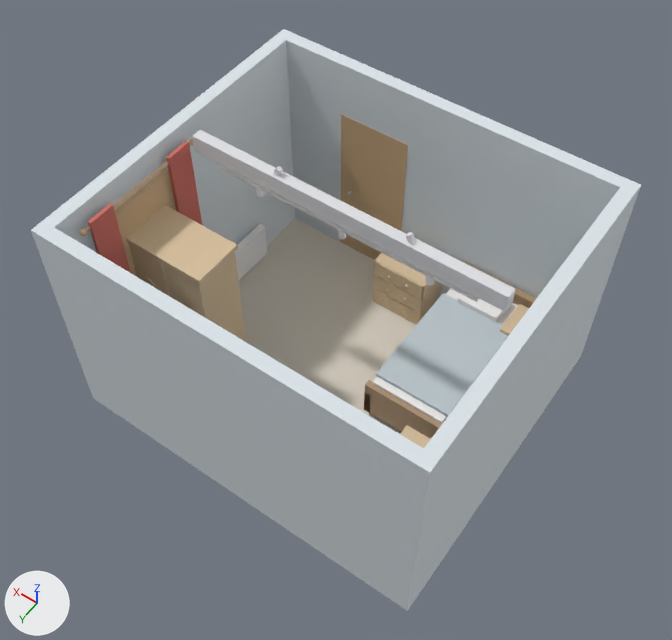
The Blender file blend/41159555.blend as it was, and as the next commit left it.
Camera for both pictures: a camera (50 mm lens) standing at (-1.56, 6.83, 9.02) and looking at (1.96, 1.92, 1.29). Every picture has the same lights, and +X, +Y and +Z are marked at lower left. The older version comes first.
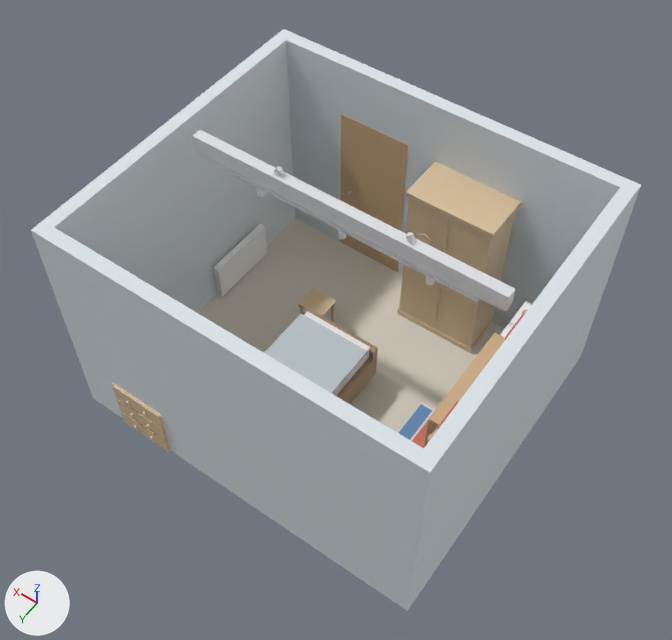
The edits, one by one:
Object 'Bed_Rail_Right' (ob_bed_rail_right) moves from (1.46, 1.01, 0.27) to (1.71, 2.52, 0.27).
Object 'Bed_Rail_Right' (ob_bed_rail_right) turns from (0, 0, 0) to (0, 0, -180) degrees about x, y and z.
Object 'Bed_Headboard' (ob_bed_headboard) moves from (1.0, 0.05, 0.44) to (2.17, 3.48, 0.44).
Object 'Bed_Footboard' (ob_bed_footboard) moves from (1.0, 1.97, 0.34) to (2.16, 1.56, 0.34).
Object 'Bed_Footboard' (ob_bed_footboard) turns from (0, 0, 0) to (0, 0, -180) degrees about x, y and z.
Object 'Bed_Slats' (ob_bed_slats) moves from (1.0, 1.01, 0.42) to (2.17, 2.52, 0.42).
Object 'Bed_Mattress' (ob_bed_mattress) moves from (1.0, 1.01, 0.53) to (2.17, 2.52, 0.53).
Object 'Bed_Blanket' (ob_bed_blanket) moves from (1.0, 1.16, 0.64) to (2.17, 2.37, 0.64).
Object 'Bed_Pillow' (ob_bed_pillow) moves from (1.0, 0.31, 0.68) to (2.17, 3.22, 0.68).
Object 'Nightstand_Body' (ob_nightstand_body) moves from (2.0, 0.35, 0.38) to (3.3, 3.44, 0.38).
Object 'Nightstand_Drawer_1' (ob_nightstand_drawer_1) moves from (2.0, 0.58, 0.62) to (3.3, 3.67, 0.62).
Object 'Nightstand_Drawer_2' (ob_nightstand_drawer_2) moves from (2.0, 0.58, 0.38) to (3.3, 3.67, 0.38).
Object 'Nightstand_Drawer_3' (ob_nightstand_drawer_3) moves from (2.0, 0.58, 0.12) to (3.3, 3.67, 0.12).
Object 'Wardrobe_Body' (ob_wardrobe_body) moves from (3.5, 2.5, 1.0) to (1.47, 0.29, 1.0).
Object 'Wardrobe_Crown' (ob_wardrobe_crown) moves from (3.5, 2.5, 2.04) to (1.47, 0.29, 2.04).
Object 'Wardrobe_Medallion' (ob_wardrobe_medallion) moves from (3.75, 2.79, 1.5) to (1.72, 0.58, 1.5).
Object 'Stool_Top' (ob_stool_top) moves from (1.3, 1.3, 0.45) to (2.67, 1.3, 0.45).
Object 'Stool_Leg_1' (ob_stool_leg_1) moves from (1.16, 1.18, 0.21) to (2.53, 1.18, 0.21).
Object 'Window_Frame' (ob_window_frame) moves from (4.01, 2.5, 1.8) to (0.15, 2.5, 1.8).
Object 'Curtain_Rod' (ob_curtain_rod) moves from (3.91, 2.5, 2.6) to (0.05, 2.5, 2.6).
Object 'Curtain_Rod_Finial_R' (ob_curtain_rod_finial_r) moves from (3.91, 3.28, 2.6) to (0.05, 3.28, 2.6).
Object 'Curtain_Left' (ob_curtain_left) moves from (3.89, 1.95, 1.9) to (0.03, 1.95, 1.9).
Object 'Curtain_Right' (ob_curtain_right) moves from (3.89, 3.05, 1.9) to (0.03, 3.05, 1.9).
Object 'Dresser2_Body' (ob_dresser2_body) moves from (0.35, 0.35, 0.35) to (0.62, 3.25, 0.35).
Object 'Dresser2_Drawer_1' (ob_dresser2_drawer_1) moves from (0.35, 0.12, 0.58) to (0.62, 3.02, 0.58).
Object 'Side_Table_Top' (ob_side_table_top) moves from (0.4, 2.5, 0.75) to (0.23, 2.49, 0.75).
Object 'Side_Table_Top' (ob_side_table_top) turns from (0, 0, 0) to (0, 0, 90) degrees about x, y and z.

What differs and where, as boxes [x1, y1, x2, y2] in the pictures (672 x 640 px):
'Bed_Blanket', moved: before [376, 293, 508, 417]; after [264, 314, 367, 394]
'Wardrobe_Body', moved: before [129, 244, 246, 342]; after [399, 198, 516, 348]
'Wardrobe_Crown', moved: before [126, 205, 238, 285]; after [406, 162, 521, 239]
'Window_Frame', moved: before [114, 166, 176, 277]; after [424, 332, 504, 447]
'Bed_Footboard', moved, turned: before [364, 380, 443, 439]; after [302, 307, 378, 378]
'Curtain_Left', moved (mostly hidden afterwards): before [166, 141, 202, 225]; after [505, 314, 524, 340]
'Curtain_Right', moved (mostly hidden afterwards): before [88, 204, 131, 273]; after [437, 401, 459, 430]
'Bed_Mattress', moved: before [373, 288, 518, 424]; after [304, 311, 370, 396]
'Nightstand_Body', moved: before [373, 253, 442, 321]; after [112, 383, 171, 452]
'Nightstand_Drawer_1', moved: before [375, 262, 423, 299]; after [112, 385, 162, 428]
'Nightstand_Drawer_2', moved: before [374, 276, 422, 313]; after [117, 399, 166, 440]
'Nightstand_Drawer_3', moved: before [373, 289, 420, 325]; after [121, 411, 169, 451]
'Bed_Rail_Right', moved, turned: before [364, 394, 370, 411]; after [337, 358, 373, 404]
'Stool_Top', moved (not visible before): after [298, 288, 336, 316]
'Bed_Pillow', moved (not visible afterwards): before [458, 295, 504, 322]
'Curtain_Rod', moved: before [84, 142, 192, 231]; after [432, 314, 525, 435]
'Dresser2_Body', moved (not visible afterwards): before [500, 304, 529, 336]
'Bed_Headboard', moved (not visible afterwards): before [461, 260, 537, 308]
'Side_Table_Top', moved, turned (not visible afterwards): before [400, 425, 430, 448]
'Wardrobe_Medallion', moved: before [143, 277, 156, 288]; after [418, 234, 431, 245]
'Curtain_Rod_Finial_R', moved: before [79, 229, 87, 236]; after [427, 434, 434, 442]
'Bed_Slats', moved (not visible before): after [337, 358, 369, 396]
